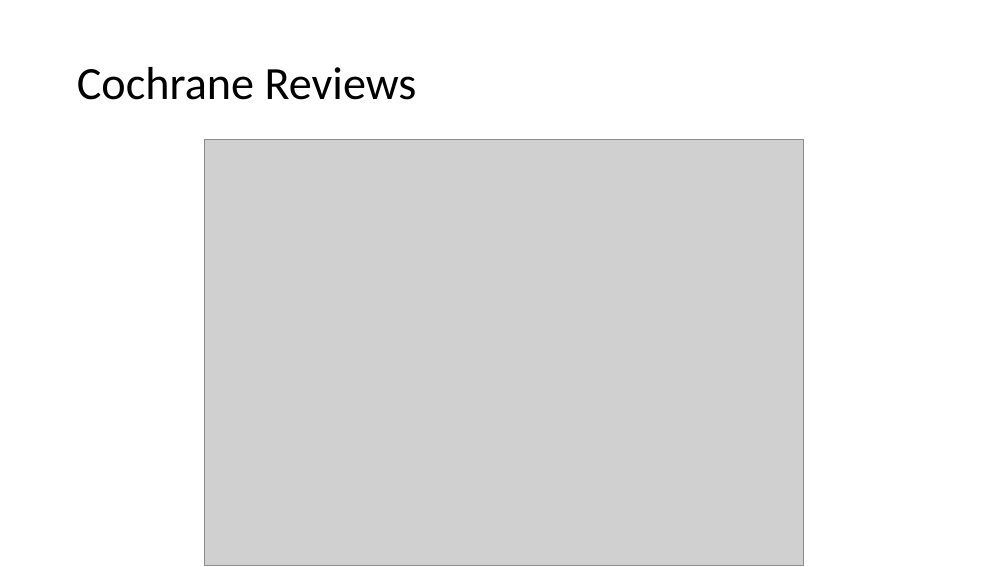
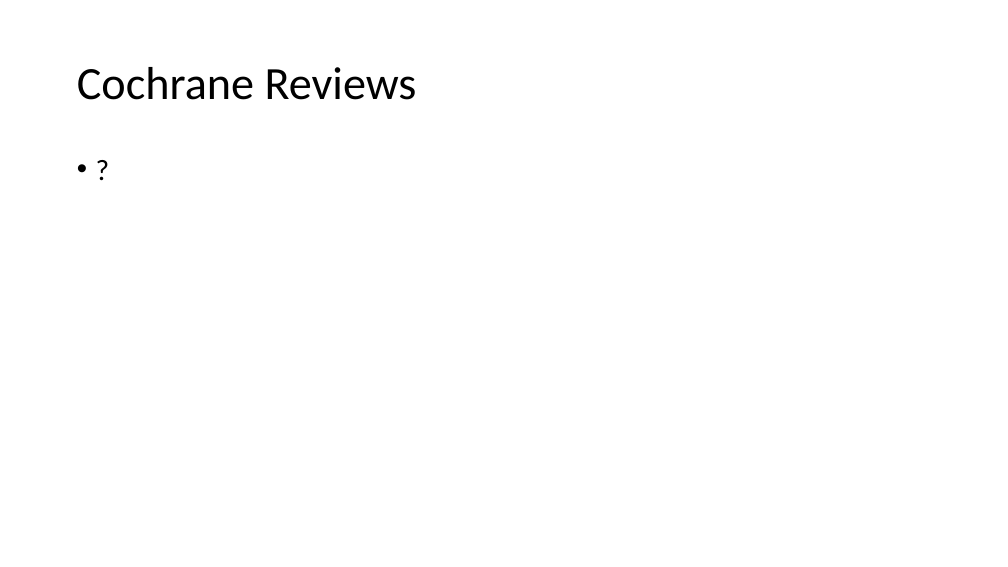
Before and after one commit to BruceChen034020/EstrogenMultipleSclerosisSystematicReview, a slide deck: slide 9 of Estrogen as an immunomodulator for multiple sclerosis.pptx (slide 10 before the commit). Drawn at 1008x567 pixels with LibreOffice and Linux fonts; fonts in the diff are those of the drawing; grey boxes stand for pictures. Boxes give left, top, right and bottom in pixels: in the first picture for what was removed or moved away, otherwise in the second. Text is boxed around its words. In the diff, an @@ line names an element or a change of style, - is before the commit and + after.

```diff
--- a/Estrogen as an immunomodulator for multiple sclerosis.pptx
+++ b/Estrogen as an immunomodulator for multiple sclerosis.pptx
@@ picture removed at box(205, 140, 804, 566) @@
@@ text added at box(70, 151, 939, 511), 28 pt, text #000000 @@
+• ?
```
Also in this commit, not shown: 11 other slides changed, 1 slide added, 14 slides removed.
